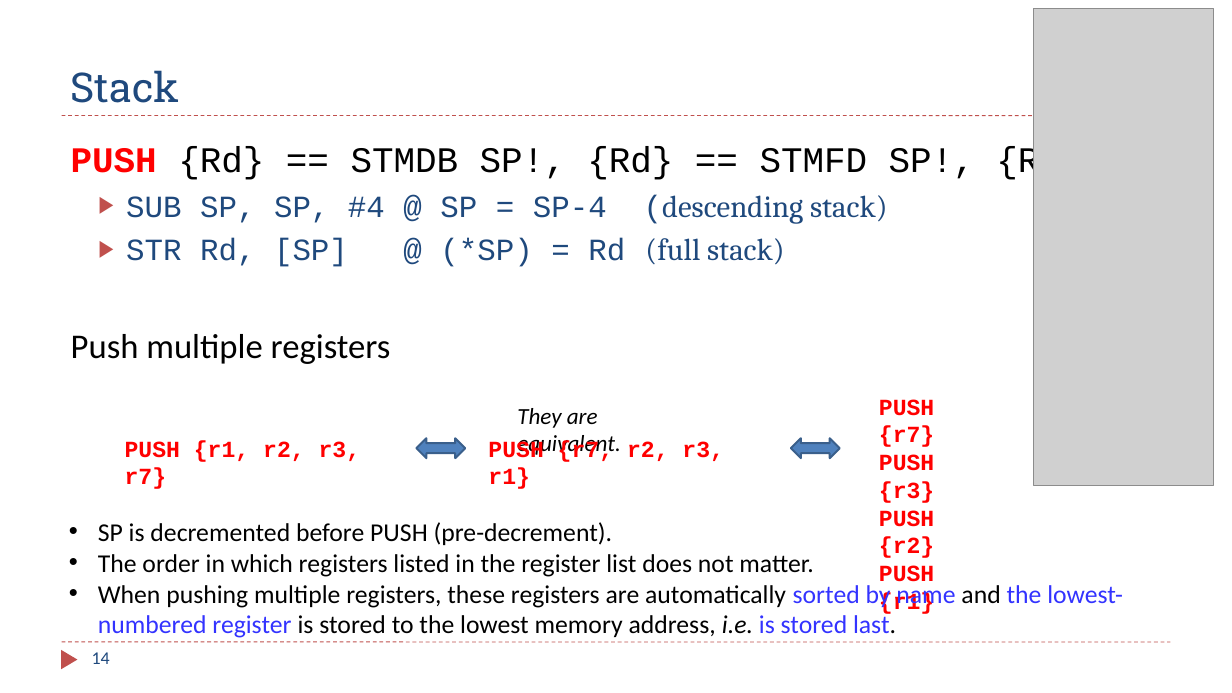
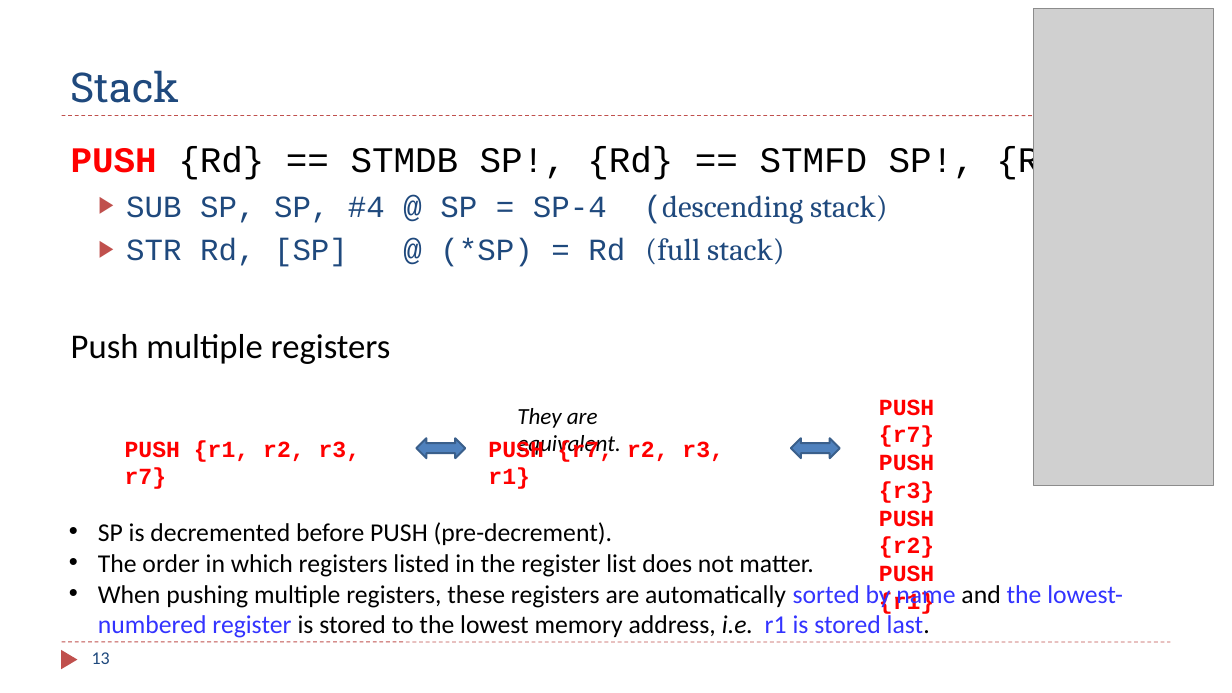
Before and after one commit to guhofstra/CSC111Fa25, a slide deck: slide 13 of PPTs/Ch8_ARM_Subroutines_2_Stack_Preserve_Environment.pptx (slide 14 before the commit). Drawn at 1232x693 pixels with LibreOffice and Linux fonts; fonts in the diff are those of the drawing; grey boxes stand for pictures. Boxes give left, top, right and bottom in pixels: in the first picture for what was removed or moved away, otherwise in the second. Text is boxed around its words. In the diff, an @@ line names an element or a change of style, - is before the commit and + after.

```diff
--- a/PPTs/Ch8_ARM_Subroutines_2_Stack_Preserve_Environment.pptx
+++ b/PPTs/Ch8_ARM_Subroutines_2_Stack_Preserve_Environment.pptx
@@ text at bbox=[98, 585, 1123, 638]: text changed @@
-• When pushing multiple registers, these registers are automatically sorted by name and the lowest-numbered register is stored to the lowest memory address, i.e. is stored last.
+• When pushing multiple registers, these registers are automatically sorted by name and the lowest-numbered register is stored to the lowest memory address, i.e. r1 is stored last.
@@ page number at bbox=[92, 652, 110, 664]: text changed @@
-14
+13
```
Also in this commit, not shown: 2 other slides changed, 1 slide removed, 3 other files.
